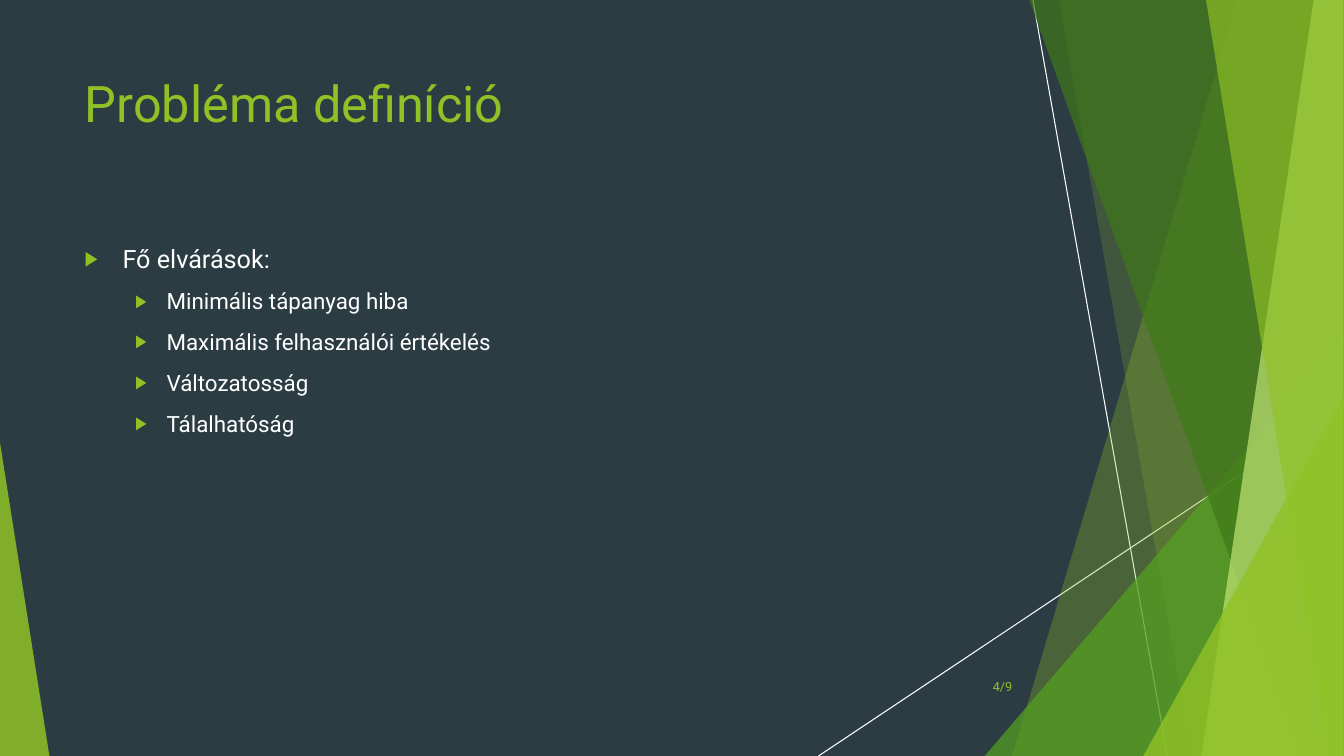
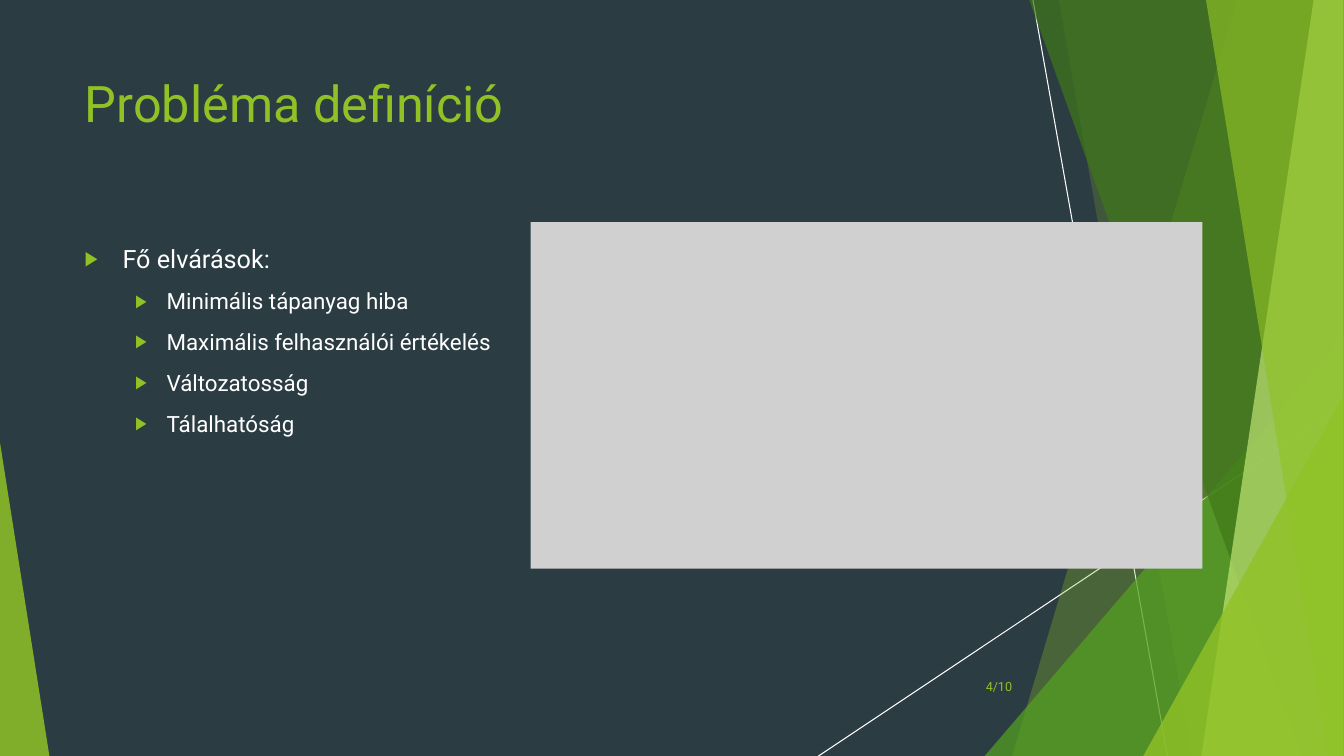
Before and after one commit to lindnermarci/Szakdolgozat, a slide deck: slide 4 of DJSCXZ_Lindner_Kertesz_PREZ.pptx. Drawn at 1344x756 pixels with LibreOffice and Linux fonts; fonts in the diff are those of the drawing; grey boxes stand for pictures. Boxes give left, top, right and bottom in pixels: in the first picture for what was removed or moved away, otherwise in the second. Text is boxed around its words. In the diff, an @@ line names an element or a change of style, - is before the commit and + after.

```diff
--- a/DJSCXZ_Lindner_Kertesz_PREZ.pptx
+++ b/DJSCXZ_Lindner_Kertesz_PREZ.pptx
@@ picture added at bbox=[530, 222, 1203, 569] @@
@@ page number at bbox=[986, 682, 1012, 692]: text changed @@
-4/9
+4/10
```
Also in this commit, not shown: 2 other slides changed, 1 slide added, 1 other file.
